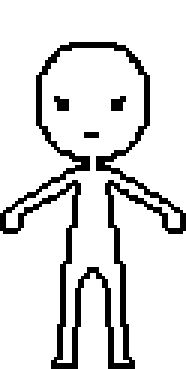
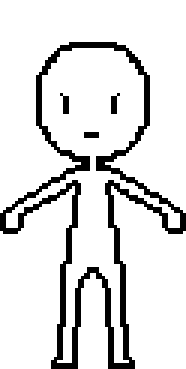
Layer changes from the first 186×369 image to the second:
painted on "Layer 1" over [left=54, top=93, right=126, bottom=114]
